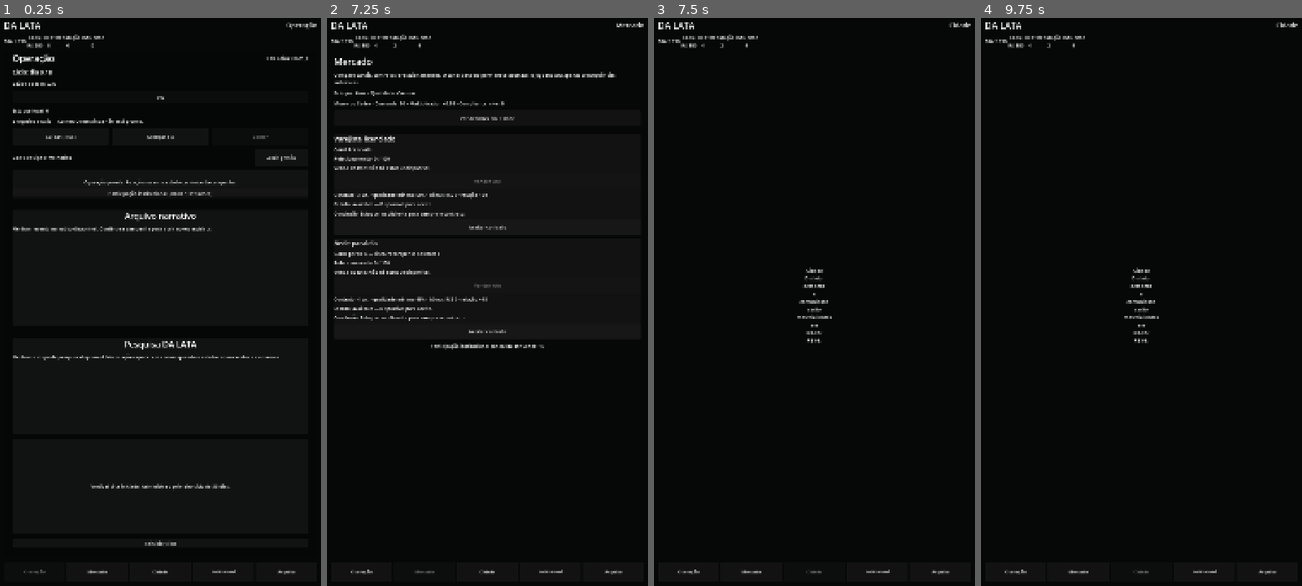
Above: before the commit, frames 1-4 (left to right).
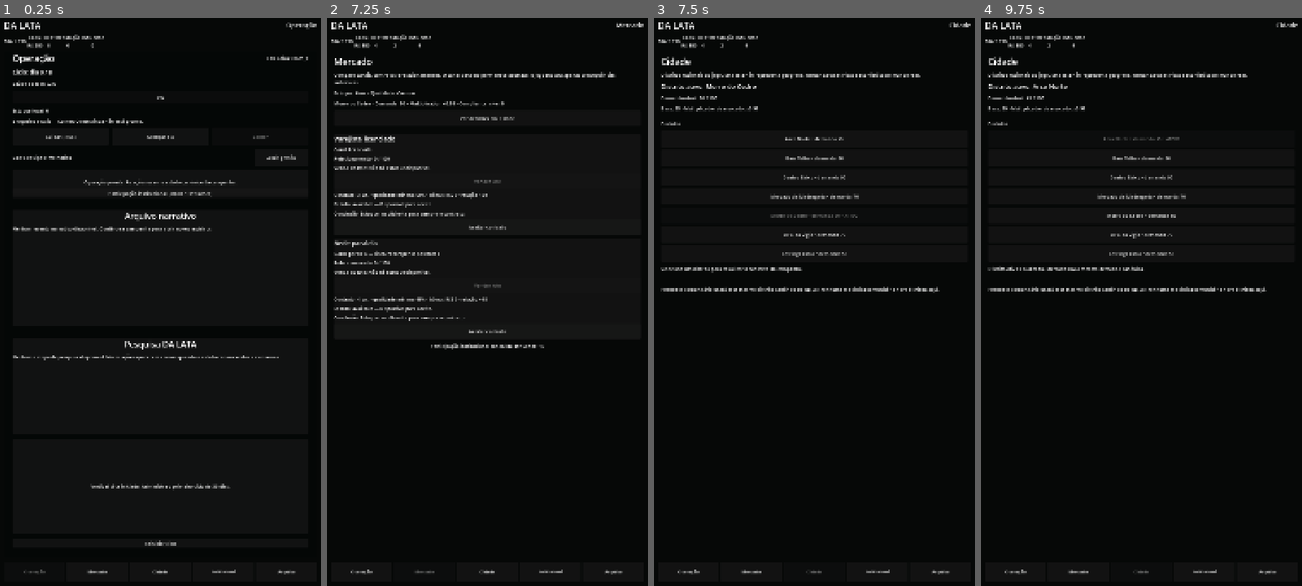
Above: after the commit, the same moments.

Repository: az1nn/growing-rio
Game: Godot game, scene res://scenes/shell/game_shell.tscn
Two runs of this game, one before a commit and one after it. Both use one fixed random seed, a clock stepped at 60 frames per second and the inputs below.
Inputs (mouse positions are in pixels of both pictures, inside the frame that each line leads up to):
- Up to frame 1 (0.25 s): no input
- Up to frame 2 (7.25 s): click "Reiniciar ciclo" at 0.5 s; click "Reiniciar ciclo" at 1.25 s; click "Reiniciar ciclo" at 2 s; click "Cuidar (-R$5)" at 2.75 s; click "Avançar dia" at 3.5 s; click "Abrir gestão" at 4.25 s; click "Fechar gestão" at 5 s; click "Participação institucional (-…" at 5.75 s; click "Mercado" at 6.5 s
- Up to frame 3 (7.5 s): click "Ver detalhes em Cidade" at 7.25 s
- Up to frame 4 (9.75 s): click "Operação" at 8 s; click "Cidade" at 8.75 s; click (1141, 137) at 9.5 s, where only the run after the commit has a clickable "Arco Norte • demanda 45"

Frames 1-2 are identical in both runs. In frame 3, 2.7% of the frame differs, in the area x 2-90%, y 6-58%; in frame 4, 2.6%.

Commit message:
feat(rb-07): mount City surface in game shell

Diff:
--- a/scenes/shell/game_shell.tscn
+++ b/scenes/shell/game_shell.tscn
@@ -1,9 +1,10 @@
-[gd_scene load_steps=5 format=3]
+[gd_scene load_steps=6 format=3]
 
 [ext_resource type="Script" path="res://scenes/shell/game_shell.gd" id="1_shell"]
 [ext_resource type="PackedScene" path="res://scenes/main/main.tscn" id="2_main"]
 [ext_resource type="PackedScene" path="res://scenes/market/market_surface.tscn" id="3_market"]
 [ext_resource type="PackedScene" path="res://scenes/institutional/institutional_surface.tscn" id="4_institutional"]
+[ext_resource type="PackedScene" path="res://scenes/city/city_surface.tscn" id="5_city"]
 
 [node name="GameShell" type="Control"]
 layout_mode = 3
@@ -171,29 +172,15 @@
 grow_horizontal = 2
 grow_vertical = 2
 
-[node name="CitySurface" type="Control" parent="Margin/Layout/ContentRow/SurfaceHost"]
-unique_name_in_owner = true
-visible = false
-layout_mode = 1
-anchors_preset = 15
-anchor_right = 1.0
-anchor_bottom = 1.0
-grow_horizontal = 2
-grow_vertical = 2
-
-[node name="Center" type="CenterContainer" parent="Margin/Layout/ContentRow/SurfaceHost/CitySurface"]
-layout_mode = 1
-anchors_preset = 15
-anchor_right = 1.0
-anchor_bottom = 1.0
-grow_horizontal = 2
-grow_vertical = 2
-
-[node name="Copy" type="Label" parent="Margin/Layout/ContentRow/SurfaceHost/CitySurface/Center"]
-layout_mode = 2
-text = "Cidade\nDistrito, demanda e comunidade serão materializados em RB-07/RB-08."
-horizontal_alignment = 1
-autowrap_mode = 2
+[node name="CitySurface" parent="Margin/Layout/ContentRow/SurfaceHost" instance=ExtResource("5_city")]
+unique_name_in_owner = true
+visible = false
+layout_mode = 1
+anchors_preset = 15
+anchor_right = 1.0
+anchor_bottom = 1.0
+grow_horizontal = 2
+grow_vertical = 2
 
 [node name="InstitutionalSurface" parent="Margin/Layout/ContentRow/SurfaceHost" instance=ExtResource("4_institutional")]
 unique_name_in_owner = true
